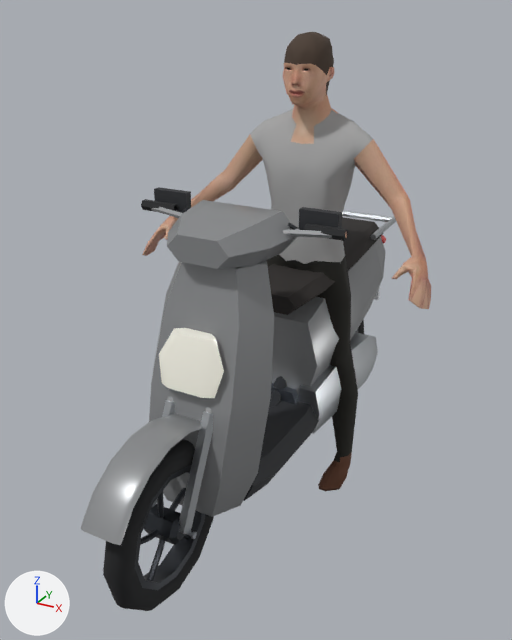
The glTF model priv/models/honda_vision_110_rider.far.glb: old version first, new version second.
Camera for both pictures: a 50 mm camera at (1.022, -1.934, 1.614) aimed at (-0.033, -0.016, 0.655). Lighting does not change. The marker at lower left points along +X, +Y and +Z. The first picture is the older version. Where no turn or scale is listed for an object, it has been applied to the vertices. Vertices at exactly the same position are counted once.

In view in the first picture: 'engine', 'fork', 'front_wheel', 'honda_vision_110_rider', 'rider_mesh', 'seat' and 1 more.
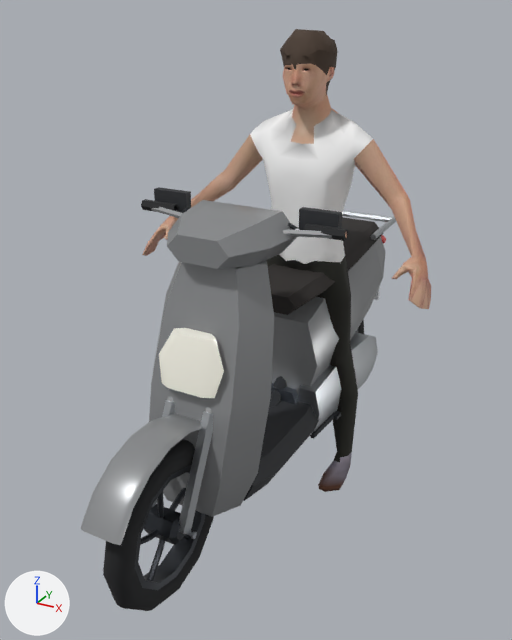
The change, as a list of edits to the scene's bpy script:
```text
Change mat_color_elvs_crude_t_shirt_male:
    where n0 = _N.new('ShaderNodeBsdfPrincipled'); n0.name = 'Principled BSDF'
    remove n0.inputs[0].default_value = (0.376, 0.376, 0.376, 1.0)  # 'Base Color', grey #a5a5a5
    add n2 = _N.new('ShaderNodeVertexColor'); n2.name = 'Color Attribute'
    add _L.new(n2.outputs[0], n0.inputs[0])  # 'Color' to 'Base Color'
Change mat_color_shoes01:
    where n0 = _N.new('ShaderNodeBsdfPrincipled'); n0.name = 'Principled BSDF'
    remove n0.inputs[0].default_value = (0.122, 0.0482, 0.0252, 1.0)  # 'Base Color', brown #623e2c
    add n2 = _N.new('ShaderNodeVertexColor'); n2.name = 'Color Attribute'
    add _L.new(n2.outputs[0], n0.inputs[0])  # 'Color' to 'Base Color'
Change me_rider_mesh:
    used by ob_rider_mesh; location = (0.0, 0.325, -0.08)
    verts and faces of me_rider_mesh; kept vertices keep their numbers, new ones are numbered from 838
    before: 176 (0.09, -0.12, 1.18) at pixel (322, 180), 255 (-0.09, -0.12, 1.18) at pixel (272, 174)
    remove me_rider_mesh.from_pydata(...)  # 838 vertices, 1644 faces; spans x -0.53..0.53, y -0.34..0.09, z 0.0..1.63
    add me_rider_mesh.from_pydata(...)  # 805 vertices, 1568 faces; spans x -0.53..0.53, y -0.34..0.09, z 0.0..1.63
    me_rider_mesh part 1: a new loose piece of 45 vertices spanning x -0.09..0.08, y -0.14..0.05, z 1.45..1.63, in mat_color_short02 (brown #4b3c31)
    me_rider_mesh part 2
    add verts[176] = (0.09, -0.12, 1.18)  # moved, pixel (322, 180)
    add verts[255] = (-0.09, -0.12, 1.18)  # moved, pixel (270, 174)
    other edits to the shape of me_rider_mesh do not show in these pictures
Add me_side_stand:
    me_side_stand.from_pydata(...)  # 20 vertices, 32 faces; spans x -0.01..0.03, y -0.001..0.195, z -0.009..0.009
    me_side_stand.materials.append(mat_black)  # black #1f2328
Add ob_side_stand:
    ob_side_stand = bpy.data.objects.new('side_stand', me_side_stand)
    ob_side_stand.location = (0.15, 0.075, 0.2)
```

Boxes (x1, y1, x2, y2) around the edits, measured in the pictures (512 x 640 px; the box of a moved part takes in the faces that stretch with it):
'rider_mesh', recoloured, reshaped (lighter): before (142, 32, 431, 491); after (142, 29, 431, 492)
'side_stand', added: after (310, 411, 341, 439)
part 1 of me_rider_mesh, added (brown): after (280, 29, 338, 84)
part 2 of me_rider_mesh, moved or reshaped: before (263, 156, 342, 203); after (263, 156, 343, 203)
